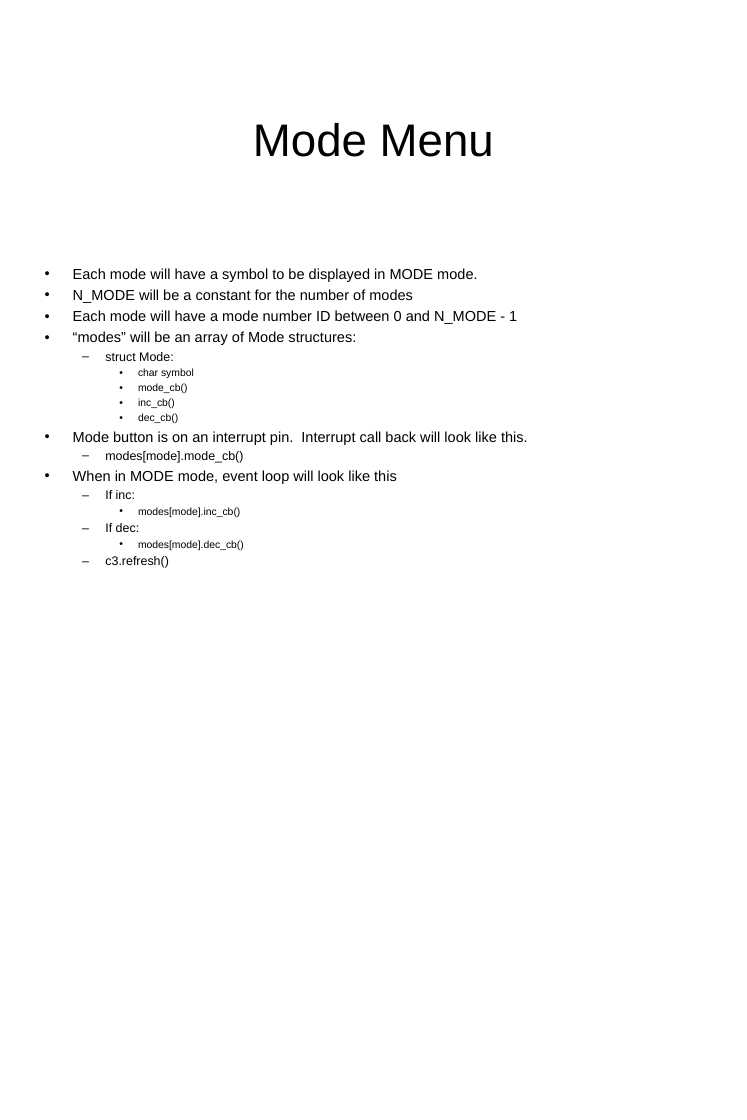
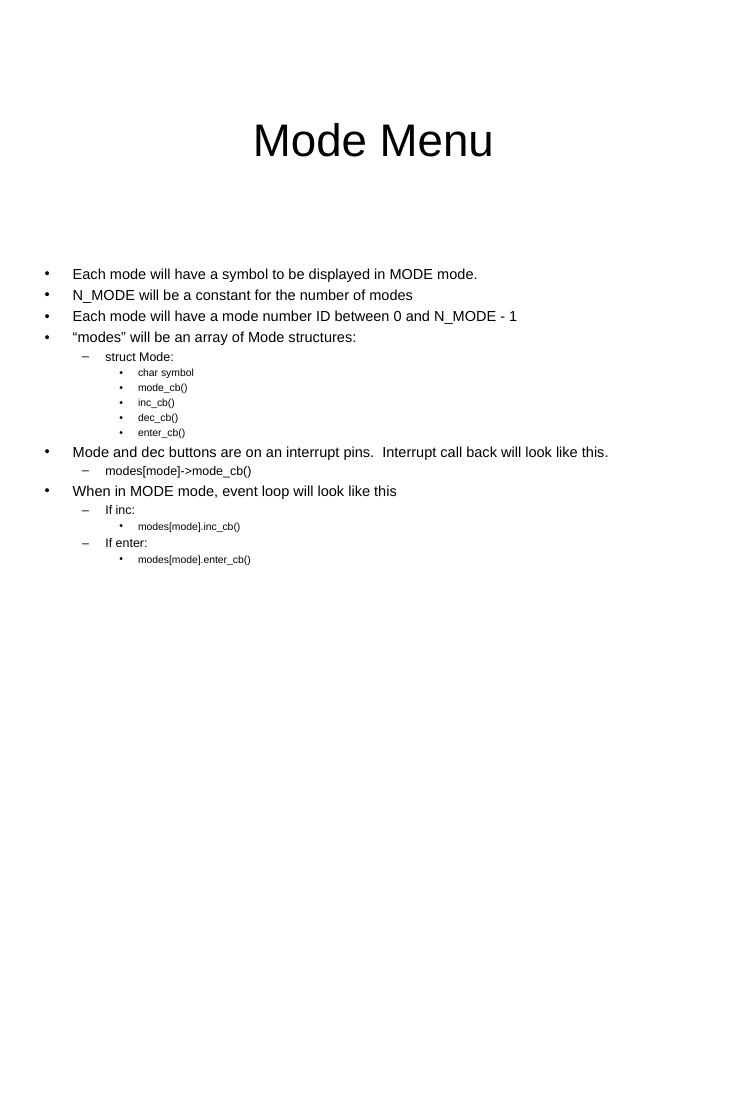
Before and after one commit to reuse38/clockthree, a slide deck: slide 1 of Docs/ModeMap.ppt. Drawn at 747x1120 pixels with LibreOffice and Linux fonts; fonts in the diff are those of the drawing. Boxes give left, top, right and bottom in pixels: in the first picture for what was removed or moved away, otherwise in the second. Text is boxed around its words. In the diff, an @@ line names an element or a change of style, - is before the commit and + after.

```diff
--- a/Docs/ModeMap.ppt
+++ b/Docs/ModeMap.ppt
@@ text at [73,446,609,478]: text changed @@
-• Mode button is on an interrupt pin. Interrupt call back will look like this.
-  – modes[mode].mode_cb()
+    • enter_cb()
+• Mode and dec buttons are on an interrupt pins. Interrupt call back will look like this.
+  – modes[mode]->mode_cb()
@@ text at [105,538,251,565]: text changed @@
-  – If dec:
-    • modes[mode].dec_cb()
-  – c3.refresh()
+  – If enter:
+    • modes[mode].enter_cb()
```
Also in this commit, not shown: 5 other slides changed, 1 slide removed, 10 other files.
